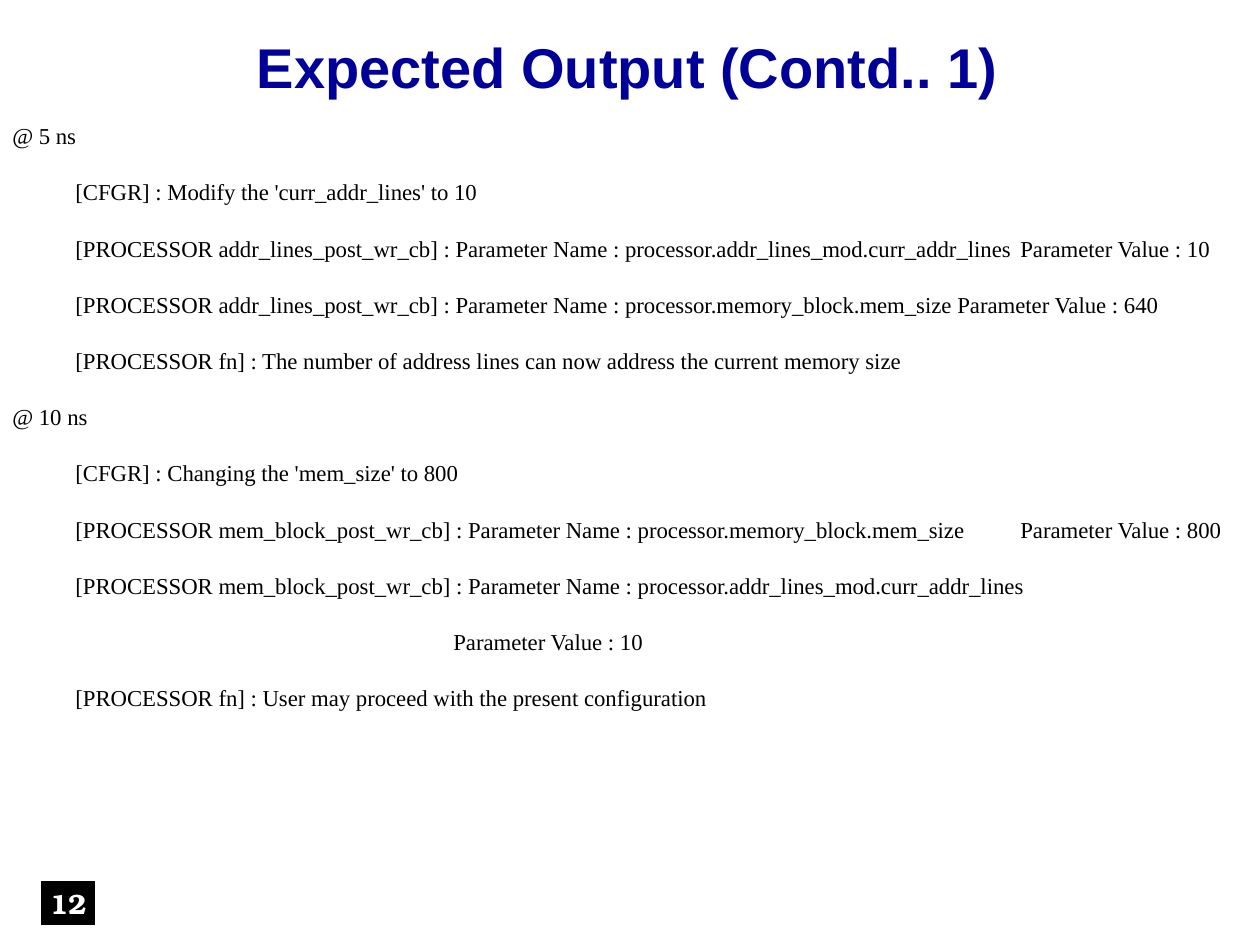
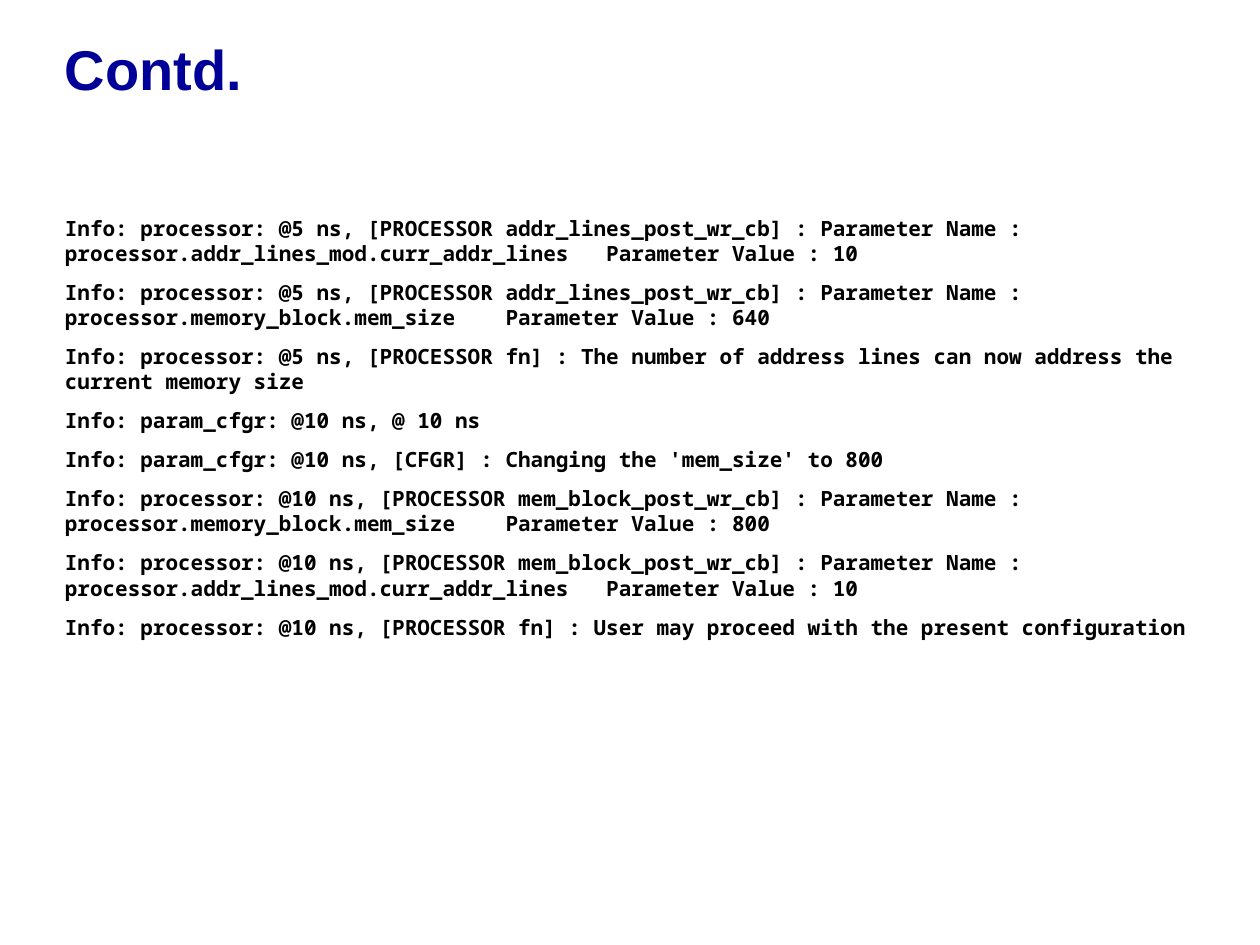
Before and after one commit to accellera-official/cci, a slide deck: slide 11 of examples/ex15_Inter_Parameter_Value_Constraints/docs/ex15_Inter_Parameter_Value_Constraints.ppt (slide 12 before the commit). Drawn at 1260x945 pixels with LibreOffice and Linux fonts; fonts in the diff are those of the drawing; background and template pictures are left out. Boxes give left, top, right and bottom in pixels: in the first picture for what was removed or moved away, otherwise in the second. Text is boxed around its words. In the diff, an @@ line names an element or a change of style, - is before the commit and + after.

```diff
--- a/examples/ex15_Inter_Parameter_Value_Constraints/docs/ex15_Inter_Parameter_Value_Constraints.ppt
+++ b/examples/ex15_Inter_Parameter_Value_Constraints/docs/ex15_Inter_Parameter_Value_Constraints.ppt
@@ title added at bbox=[65, 49, 242, 91], 32 pt, text #000099, bold @@
+Contd.
@@ free removed at bbox=[181, 37, 1074, 106] @@
-Expected Output (Contd.. 1)
@@ text "Info: processor: @5 ns, [PROCESSOR ...": place and size @@
-text "Info: processor: @5 ns, [PROCESSOR ..." at bbox=[0, 116, 1260, 862]
+text "Info: processor: @5 ns, [PROCESSOR ..." at bbox=[65, 219, 1186, 640]
@@ text at bbox=[65, 219, 1186, 640]: text changed; size 13 to 12 pt; font Times New Roman to Noto Sans Mono; bold on @@
-@ 5 ns
-[CFGR] : Modify the 'curr_addr_lines' to 10
-[PROCESSOR addr_lines_post_wr_cb] : Parameter Name : processor.addr_lines_mod.curr_addr_lines Parameter Value : 10
-[PROCESSOR addr_lines_post_wr_cb] : Parameter Name : processor.memory_block.mem_size Parameter Value : 640
-[PROCESSOR fn] : The number of address lines can now address the current memory size
-@ 10 ns
-[CFGR] : Changing the 'mem_size' to 800
-[PROCESSOR mem_block_post_wr_cb] : Parameter Name : processor.memory_block.mem_size Parameter Value : 800
-[PROCESSOR mem_block_post_wr_cb] : Parameter Name : processor.addr_lines_mod.curr_addr_lines
-Parameter Value : 10
-[PROCESSOR fn] : User may proceed with the present configuration
+Info: processor: @5 ns, [PROCESSOR addr_lines_post_wr_cb] : Parameter Name : processor.addr_lines_mod.curr_addr_lines Parameter Value : 10
+Info: processor: @5 ns, [PROCESSOR addr_lines_post_wr_cb] : Parameter Name : processor.memory_block.mem_size Parameter Value : 640
+Info: processor: @5 ns, [PROCESSOR fn] : The number of address lines can now address the current memory size
+Info: param_cfgr: @10 ns, @ 10 ns
+Info: param_cfgr: @10 ns, [CFGR] : Changing the 'mem_size' to 800
+Info: processor: @10 ns, [PROCESSOR mem_block_post_wr_cb] : Parameter Name : processor.memory_block.mem_size Parameter Value : 800
+Info: processor: @10 ns, [PROCESSOR mem_block_post_wr_cb] : Parameter Name : processor.addr_lines_mod.curr_addr_lines Parameter Value : 10
+Info: processor: @10 ns, [PROCESSOR fn] : User may proceed with the present configuration
@@ rectangle removed at bbox=[42, 882, 94, 924] @@
-12
```
Also in this commit, not shown: 10 other slides changed, 2 slides removed, 10 other files.
